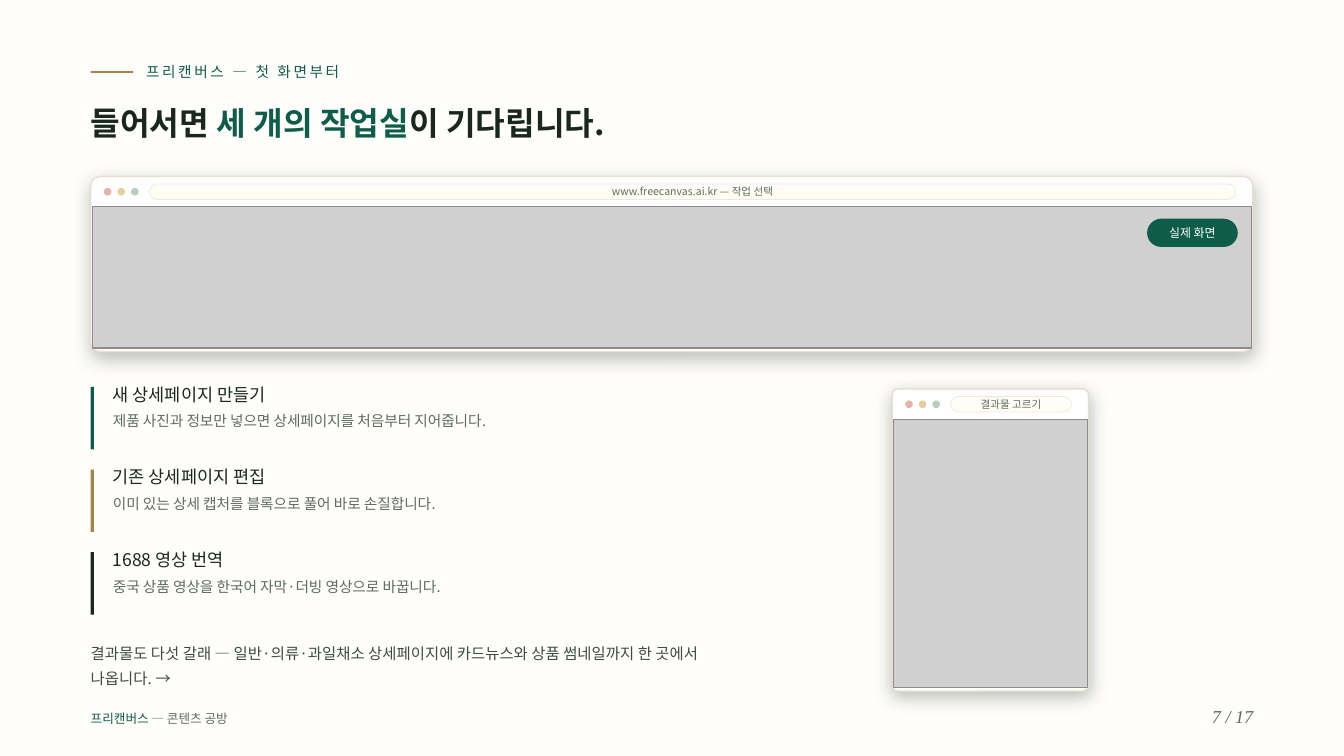
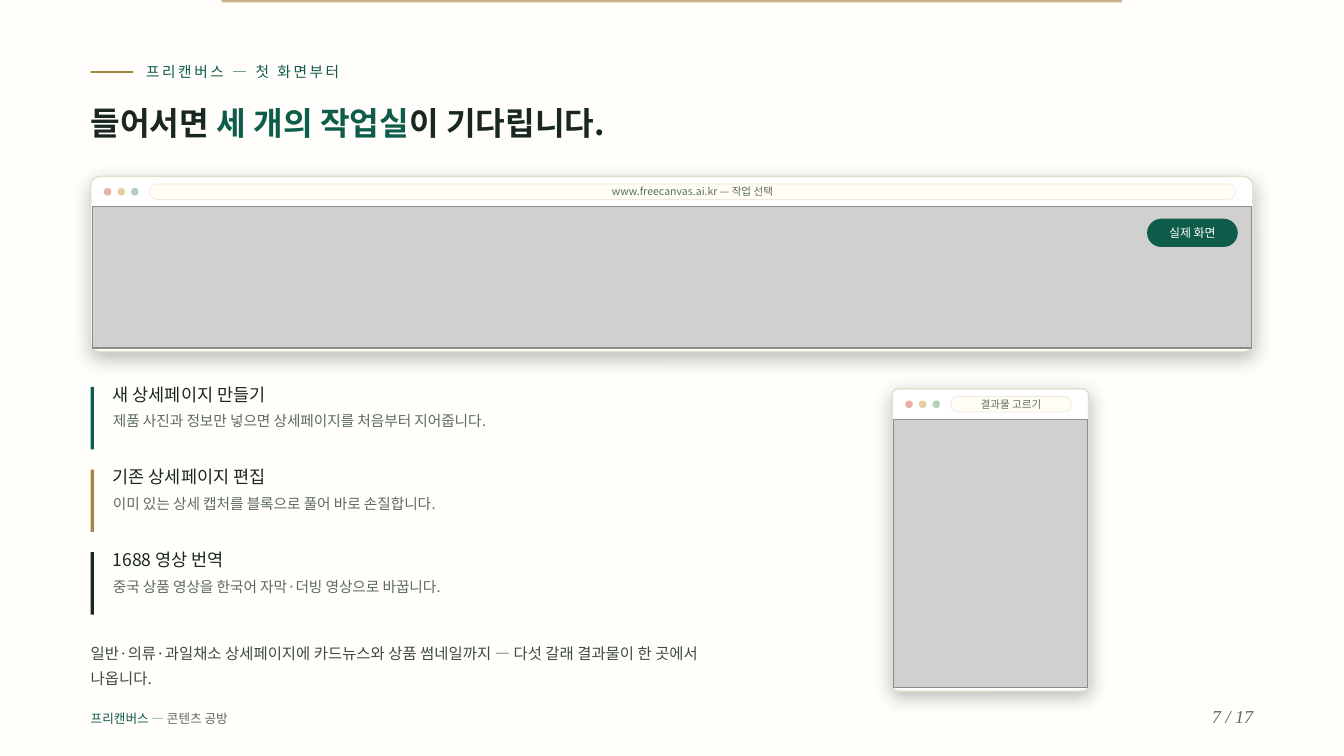
Before and after one commit to ramiteacher/searchmaster-x-freecanvas, a slide deck: slide 7 of slides.pptx. Drawn at 1344x756 pixels with LibreOffice and Linux fonts; fonts in the diff are those of the drawing; grey boxes stand for pictures. Boxes give left, top, right and bottom in pixels: in the first picture for what was removed or moved away, otherwise in the second. Text is boxed around its words. In the diff, an @@ line names an element or a change of style, - is before the commit and + after.

```diff
--- a/slides.pptx
+++ b/slides.pptx
@@ rectangle added at [222, 0, 1122, 2], fill #C9B287 @@
@@ text at [91, 646, 698, 685]: text changed @@
-결과물도 다섯 갈래 — 일반·의류·과일채소 상세페이지에 카드뉴스와 상품 썸네일까지 한 곳에서 나옵니다. →
+일반·의류·과일채소 상세페이지에 카드뉴스와 상품 썸네일까지 — 다섯 갈래 결과물이 한 곳에서 나옵니다.
```
Also in this commit, not shown: 16 other slides changed, 1 other file.
